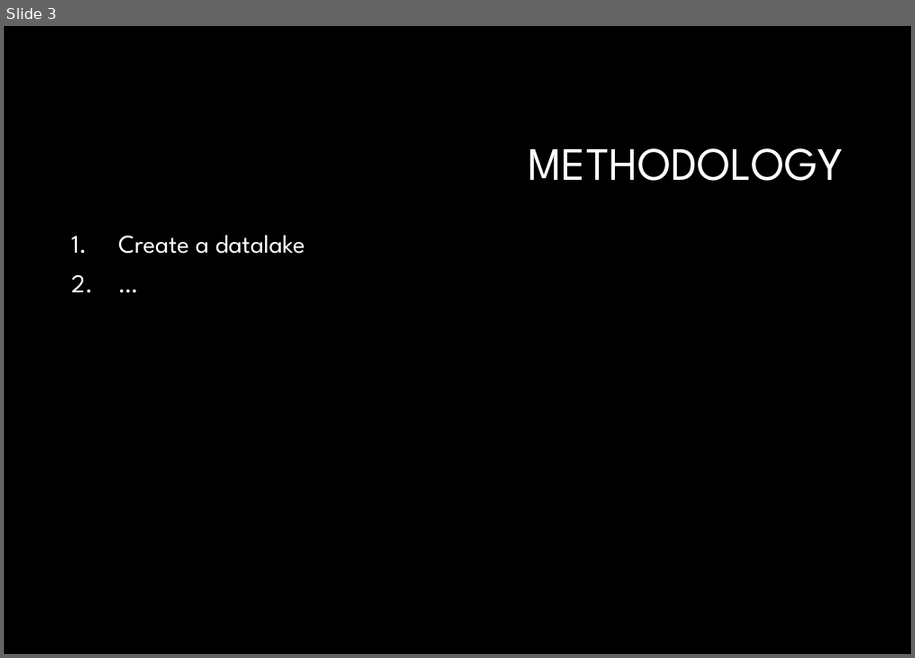
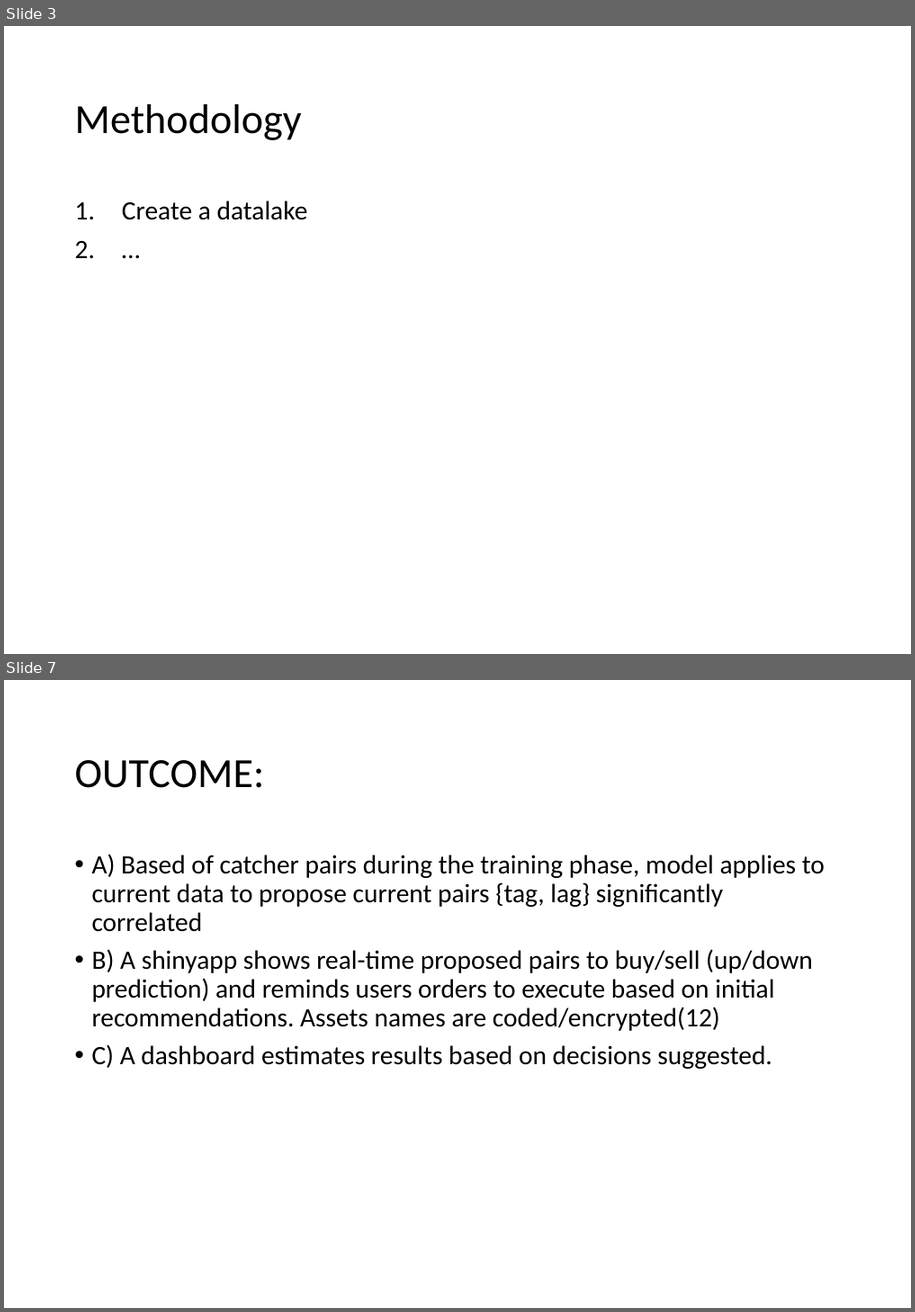
Before and after one commit to databellum-ai/climatrade, a slide deck: docs/climatrade.pptx. Shown one above the other, each under a label of ours: slide 3 before the commit, slides 3 and 7 after it; the slides between them are not shown. The pictures are 915x658 and 915x1312 pixels, drawn with LibreOffice and Linux fonts; fonts in the diff are those of the drawing; background and template pictures are left out. Boxes give left, top, right and bottom in pixels: in the first picture for what was removed or moved away, otherwise in the second. Text is boxed around its words. In the diff, an @@ line names an element or a change of style, - is before the commit and + after.

```diff
--- a/docs/climatrade.pptx
+++ b/docs/climatrade.pptx
@@ slide 7 added at <box>4,680,911,1308</box>, background #FFFFFF @@
@@ title added at <box>75,760,265,788</box>, 35.8 pt, text #000000 @@
+OUTCOME:
@@ text added at <box>92,854,825,1069</box>, 22.8 pt, text #000000 @@
+• A) Based of catcher pairs during the training phase, model applies to current data to propose current pairs {tag, lag} significantly correlated
+• B) A shinyapp shows real-time proposed pairs to buy/sell (up/down prediction) and reminds users orders to execute based on initial recommendations. Assets names are coded/encrypted(12)
+• C) A dashboard estimates results based on decisions suggested.
@@ slide 3 changed as well @@
@@ background #000000 to #FFFFFF @@
@@ title at <box>75,104,302,140</box>: text changed; size 40 to 35.8 pt; font League Spartan to Calibri; text colour #FFFFFF to #000000 @@
-METHODOLOGY
+Methodology
@@ text "Create a datalake": place and size @@
-text "Create a datalake" at <box>118,235,306,254</box>
+text "Create a datalake" at <box>122,201,308,220</box>
@@ text "Create a datalake" at <box>122,201,308,220</box>: size 22 to 22.8 pt, font League Spartan to Calibri, text colour #FFFFFF to #000000; less space between paragraphs @@
```
Also in this commit, not shown: 2 other slides changed, 6 other slides added, 2 other files.
